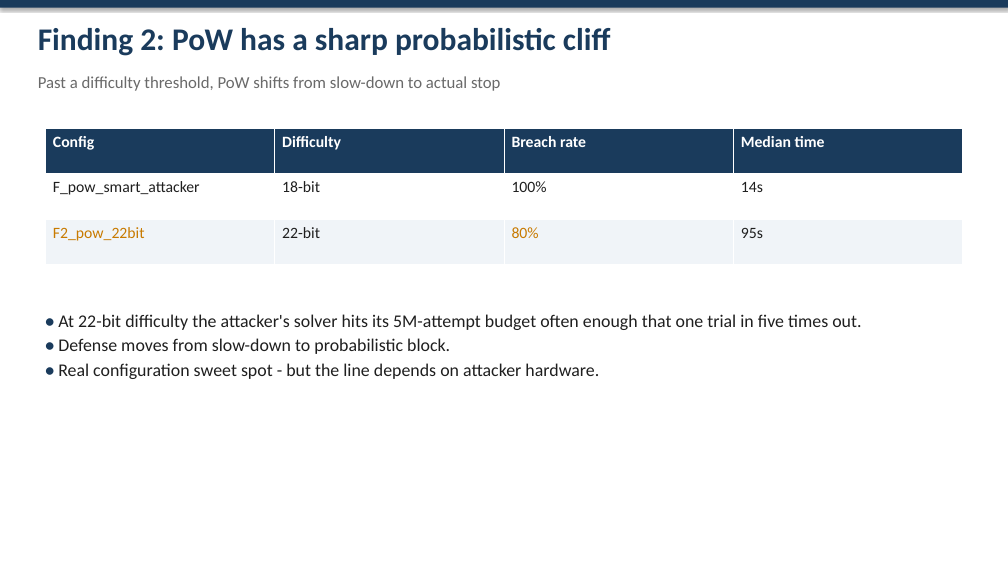
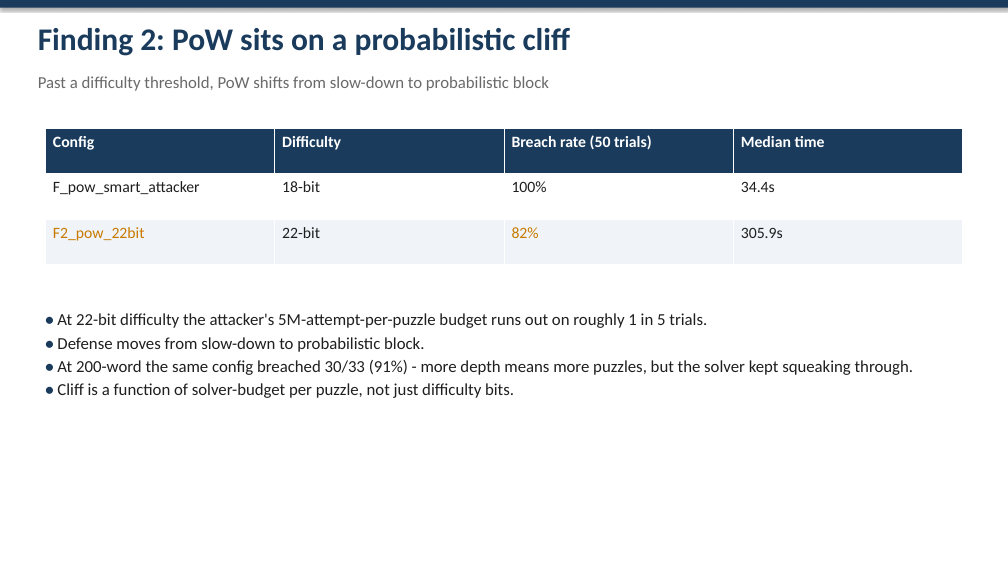
Before and after one commit to Spring-2026-Information-Security/Research-Project, a slide deck: slide 17 of Presentation.pptx (slide 16 before the commit). Drawn at 1008x567 pixels with LibreOffice and Linux fonts; fonts in the diff are those of the drawing. Boxes give left, top, right and bottom in pixels: in the first picture for what was removed or moved away, otherwise in the second. Text is boxed around its words. In the diff, an @@ line names an element or a change of style, - is before the commit and + after.

```diff
--- a/Presentation.pptx
+++ b/Presentation.pptx
@@ text at <box>38,28,570,56</box>: text changed @@
-Finding 2: PoW has a sharp probabilistic cliff
+Finding 2: PoW sits on a probabilistic cliff
@@ text at <box>38,76,549,91</box>: text changed @@
-Past a difficulty threshold, PoW shifts from slow-down to actual stop
+Past a difficulty threshold, PoW shifts from slow-down to probabilistic block
@@ table at <box>45,129,962,265</box> @@
-row 1, column 3: Breach rate
+row 1, column 3: Breach rate (50 trials)
-row 2, column 4: 14s
+row 2, column 4: 34.4s
-row 3, column 3: 80%
+row 3, column 3: 82%
-row 3, column 4: 95s
+row 3, column 4: 305.9s
@@ text at <box>57,313,707,328</box>: text changed; size 17 to 16 pt @@
-• At 22-bit difficulty the attacker's solver hits its 5M-attempt budget often enough that one trial in five times out.
+• At 22-bit difficulty the attacker's 5M-attempt-per-puzzle budget runs out on roughly 1 in 5 trials.
@@ text at <box>57,337,424,352</box>: size 17 to 16 pt in "• Defense moves from slow-down to probabilistic ..." @@
@@ text at <box>57,360,913,398</box>: text changed; size 17 to 16 pt @@
-• Real configuration sweet spot - but the line depends on attacker hardware.
+• At 200-word the same config breached 30/33 (91%) - more depth means more puzzles, but the solver kept squeaking through.
+• Cliff is a function of solver-budget per puzzle, not just difficulty bits.
```
Also in this commit, not shown: 4 other slides changed, 5 slides added, 2 slides removed, 2 other files.
